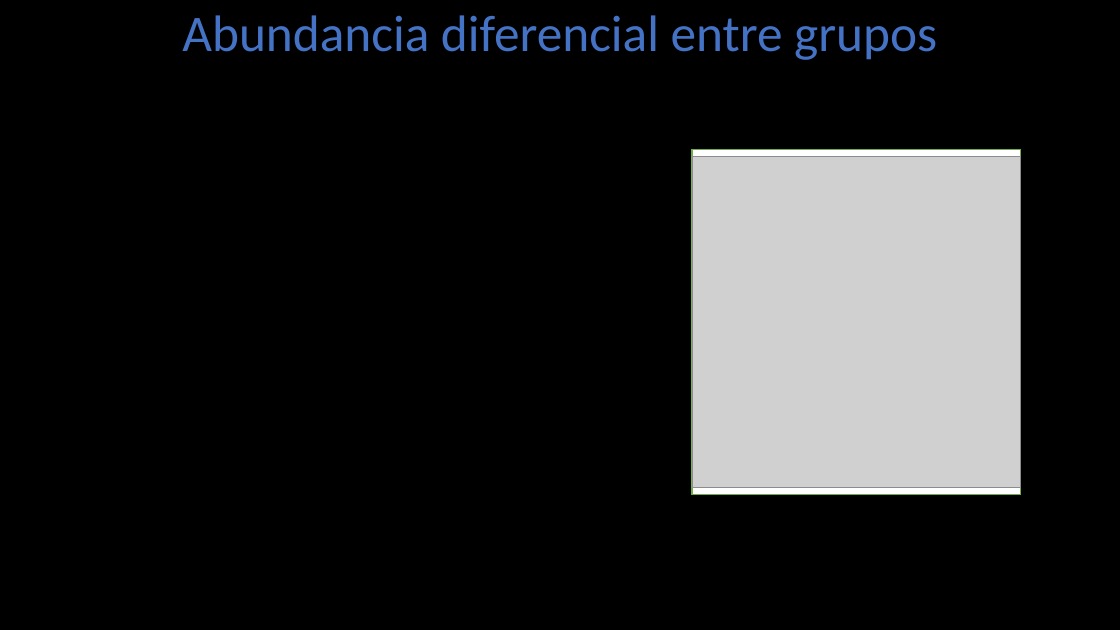
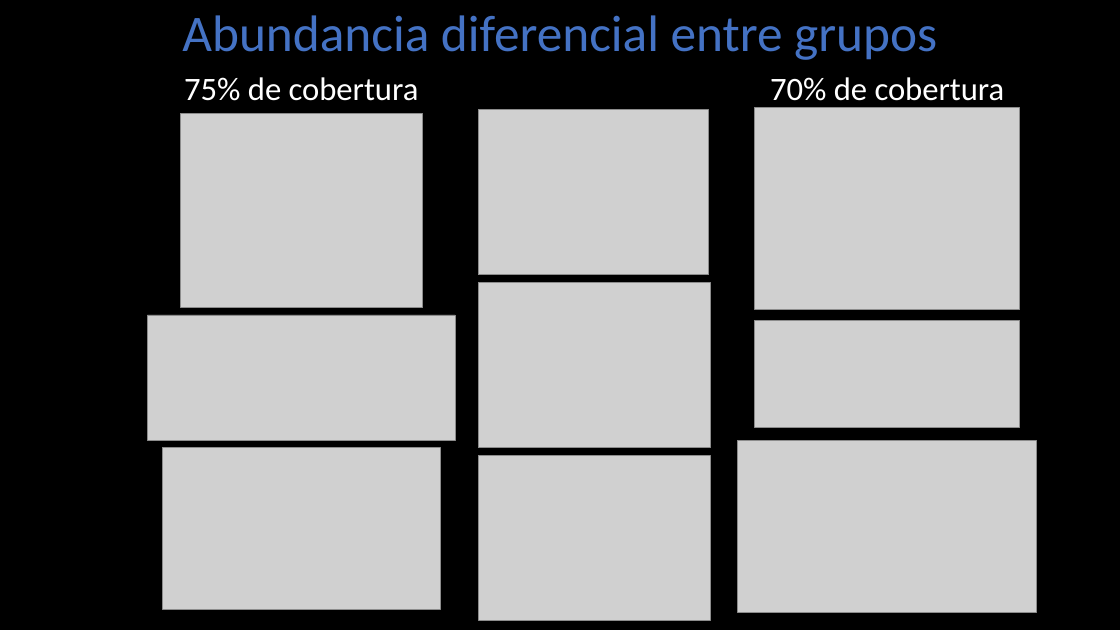
Before and after one commit to LuiguiGallardo/amps_phages, a slide deck: slide 7 of 04_presentations/phages_amps_13062022.pptx (slide 8 before the commit). Drawn at 1120x630 pixels with LibreOffice and Linux fonts; fonts in the diff are those of the drawing; grey boxes stand for pictures. Boxes give left, top, right and bottom in pixels: in the first picture for what was removed or moved away, otherwise in the second. Text is boxed around its words. In the diff, an @@ line names an element or a change of style, - is before the commit and + after.

```diff
--- a/04_presentations/phages_amps_13062022.pptx
+++ b/04_presentations/phages_amps_13062022.pptx
@@ text added at (184,77,419,101), 28 pt, text #FFFFFF @@
+75% de cobertura
@@ text added at (770,77,1005,109), 28 pt, text #FFFFFF @@
+70% de cobertura
@@ picture added at (181,113,423,308) @@
@@ picture added at (478,109,709,275) @@
@@ picture added at (755,108,1019,309) @@
@@ rectangle removed at (692,150,1022,495) @@
@@ picture removed at (692,156,1022,487) @@
@@ picture added at (478,282,711,448) @@
@@ picture added at (147,315,455,441) @@
@@ picture added at (755,320,1019,427) @@
@@ picture added at (162,448,440,609) @@
@@ picture added at (738,441,1037,613) @@
@@ picture added at (479,455,710,621) @@
```
Also in this commit, not shown: 2 other slides changed, 1 slide added, 24 other files.
